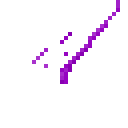
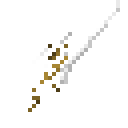
Layered file, before and after one edit (128x128). Changes by layer:
painted on "Calque copié" over [left=28, top=0, right=120, bottom=112]
